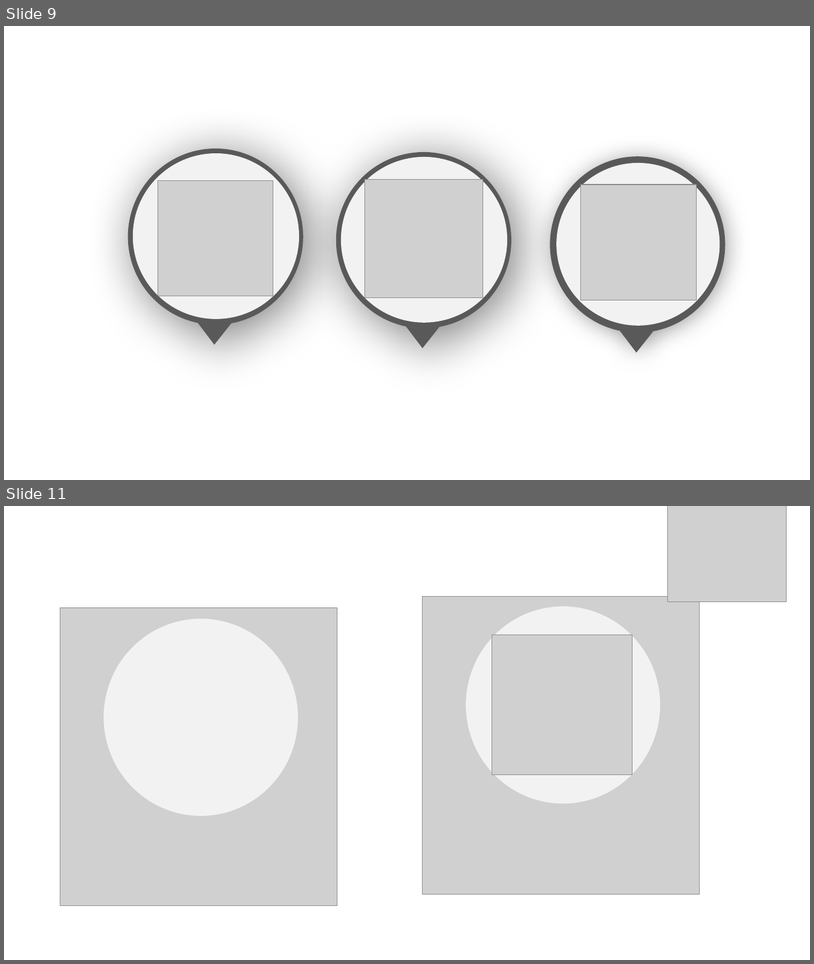
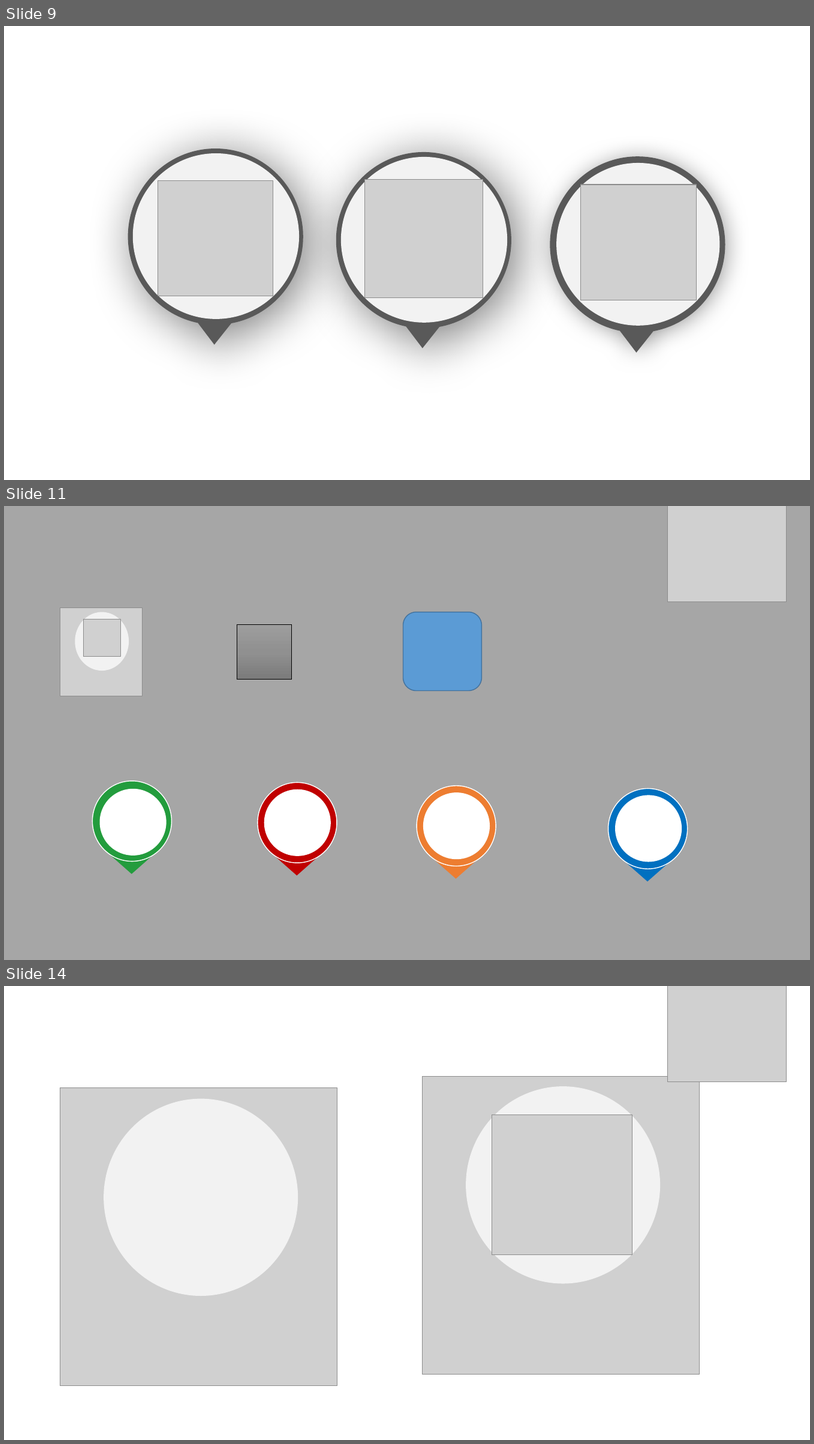
Before and after one commit to antenehs/Commuter, a slide deck: Reitti/Pictures/Pictures.pptx. Shown one above the other, each under a label of ours: slides 9 and 11 before the commit, slides 9, 11 and 14 after it; the slides between them are not shown. The pictures are 814x964 and 814x1444 pixels, drawn with LibreOffice and Linux fonts; fonts in the diff are those of the drawing; grey boxes stand for pictures. Boxes give left, top, right and bottom in pixels: in the first picture for what was removed or moved away, otherwise in the second. Text is boxed around its words. In the diff, an @@ line names an element or a change of style, - is before the commit and + after.

```diff
--- a/Reitti/Pictures/Pictures.pptx
+++ b/Reitti/Pictures/Pictures.pptx
@@ slide 11 added at (4,506,810,960), background #A6A6A6 @@
@@ picture added at (668,506,787,601) @@
@@ picture added at (60,607,143,696) @@
@@ ellipse added at (75,612,129,670), fill #F2F2F2 @@
@@ rounded rectangle added at (403,612,482,691), fill #5B9BD5, outline #43739E 1 pt @@
@@ picture added at (84,619,121,656) @@
@@ rectangle added at (237,625,292,679), fill gradient #9D9D9D to #909090 to #7C7C7C, outline #000000 0.5 pt @@
@@ ellipse added at (92,781,171,861), fill #239C3D, outline #FFFFFF 1 pt @@
@@ ellipse added at (99,789,166,855), fill #FFFFFF @@
@@ ellipse added at (258,783,338,863), fill #C00000, outline #FFFFFF 1 pt @@
@@ ellipse added at (264,789,330,856), fill #FFFFFF @@
@@ ellipse added at (417,786,497,866), fill #ED7D31, outline #FFFFFF 1 pt @@
@@ ellipse added at (423,792,490,859), fill #FFFFFF @@
@@ ellipse added at (609,789,688,869), fill #0070C0, outline #FFFFFF 1 pt @@
@@ ellipse added at (615,795,682,862), fill #FFFFFF @@
@@ triangle added at (103,849,160,874), fill #239C3D @@
@@ triangle added at (269,850,325,876), fill #C00000 @@
@@ triangle added at (428,853,485,879), fill #ED7D31 @@
@@ triangle added at (619,856,676,882), fill #0070C0 @@
@@ what was slide 11 is now slide 14 @@
```
Also in this commit, not shown: 1 slide changed, 6 other slides added, 1 slide removed, 30 other files.
